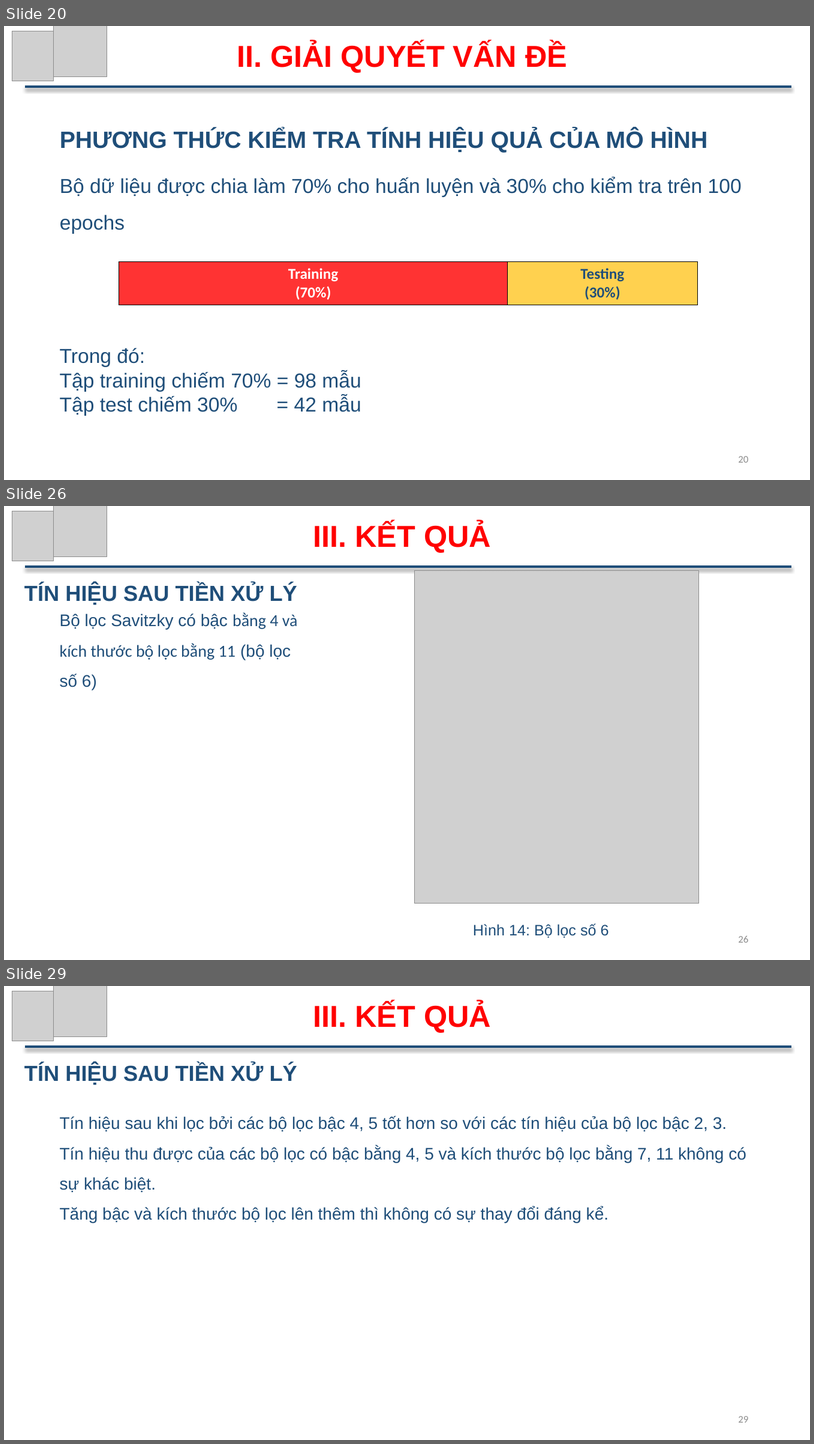
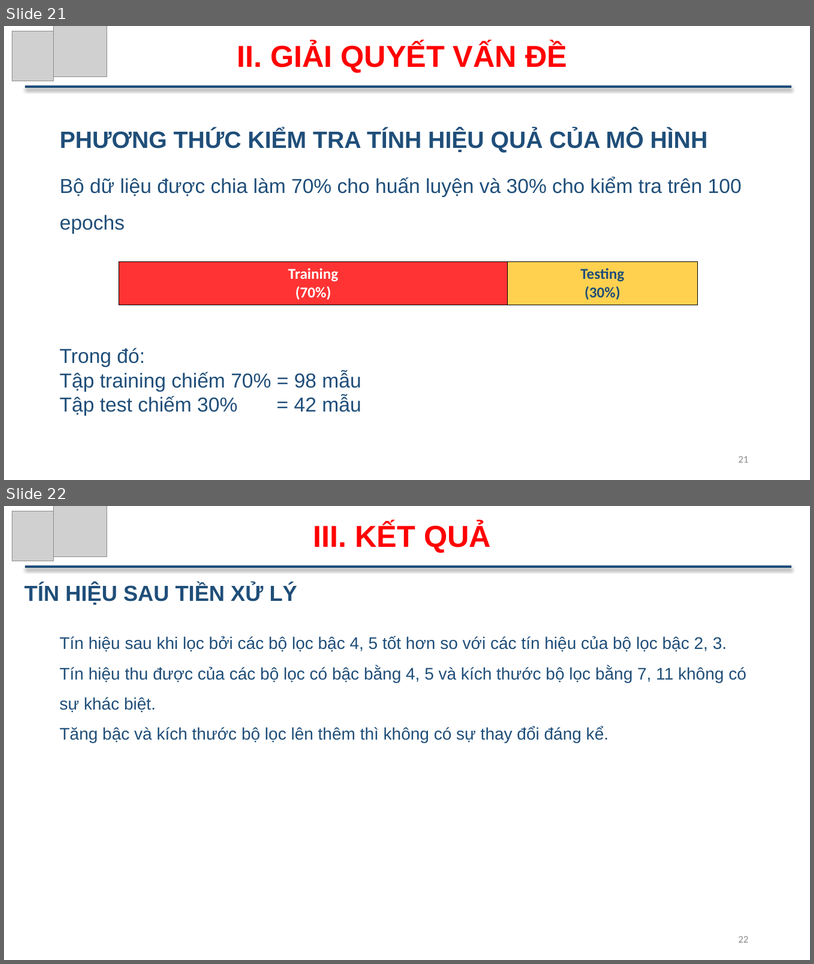
Before and after one commit to ThuTrongNguyen/Thesis, a slide deck: SlideBaoCao_NguyenTrongThu.pptx. Shown one above the other, each under a label of ours: slides 20, 26 and 29 before the commit, slides 21 and 22 after it; the slides between them are not shown. The pictures are 814x1444 and 814x964 pixels, drawn with LibreOffice and Linux fonts; fonts in the diff are those of the drawing; grey boxes stand for pictures. Boxes give left, top, right and bottom in pixels: in the first picture for what was removed or moved away, otherwise in the second. Text is boxed around its words. In the diff, an @@ line names an element or a change of style, - is before the commit and + after.

```diff
--- a/SlideBaoCao_NguyenTrongThu.pptx
+++ b/SlideBaoCao_NguyenTrongThu.pptx
@@ slide 26 removed at [4, 506, 810, 960], background #FFFFFF @@
@@ picture removed at [12, 511, 54, 561] @@
@@ picture removed at [54, 506, 107, 557] @@
@@ text removed at [314, 523, 491, 553] @@
-III. KẾT QUẢ
@@ line removed from (25, 567) to (792, 567) @@
@@ picture removed at [415, 571, 699, 903] @@
@@ text removed at [24, 584, 297, 605] @@
-TÍN HIỆU SAU TIỀN XỬ LÝ
@@ text removed at [60, 612, 298, 690] @@
-Bộ lọc Savitzky có bậc bằng 4 và kích thước bộ lọc bằng 11 (bộ lọc số 6)
@@ text removed at [473, 923, 609, 937] @@
-Hình 14: Bộ lọc số 6
@@ page number removed at [738, 936, 749, 942] @@
-26
@@ what was slide 20 is now slide 21 @@
@@ page number at [738, 456, 749, 462]: text changed @@
-20
+21
@@ what was slide 29 is now slide 22 @@
@@ page number at [738, 936, 749, 942]: text changed @@
-29
+22
```
Also in this commit, not shown: 2 slides changed, 6 other slides removed, 1 other file.
